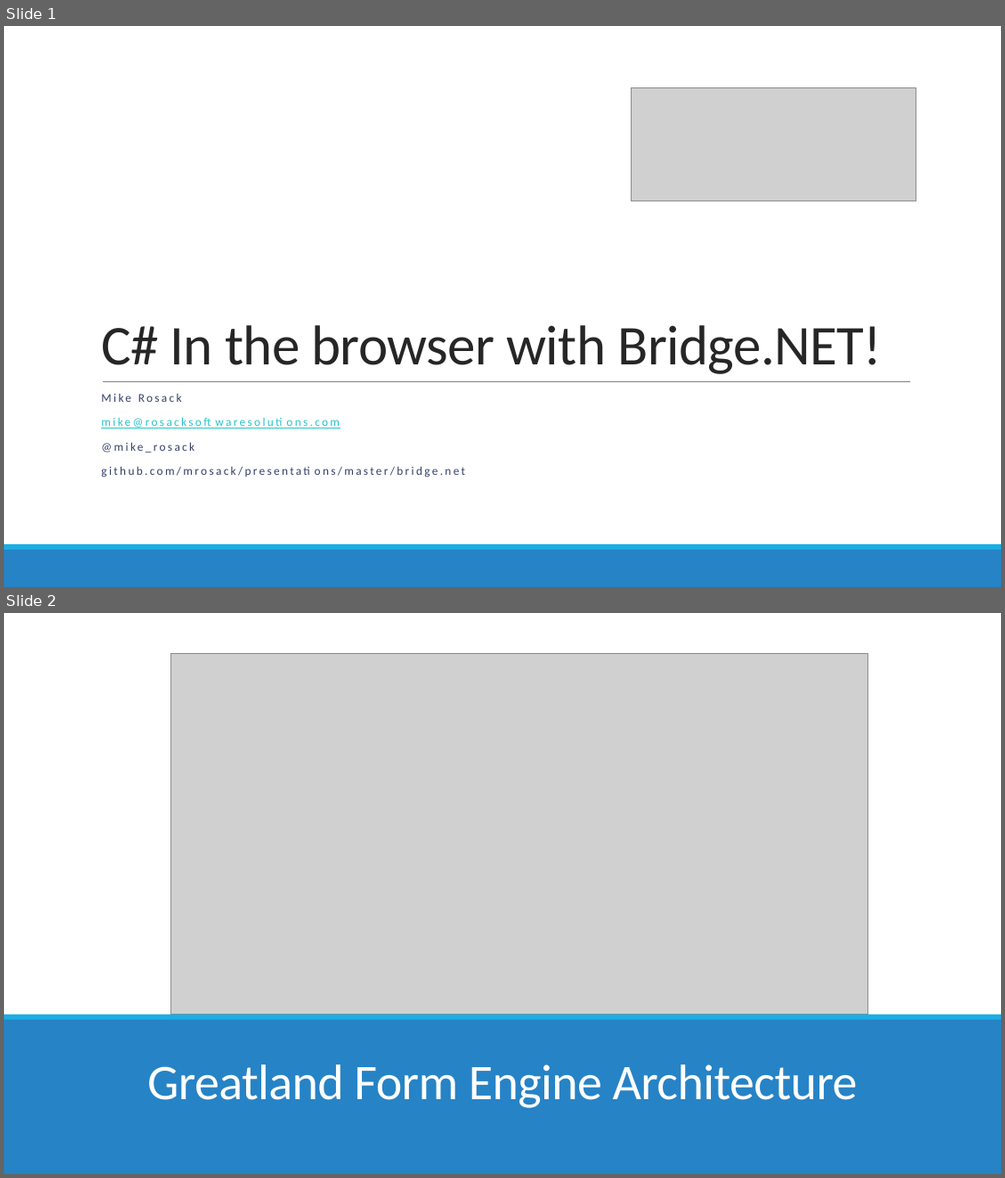
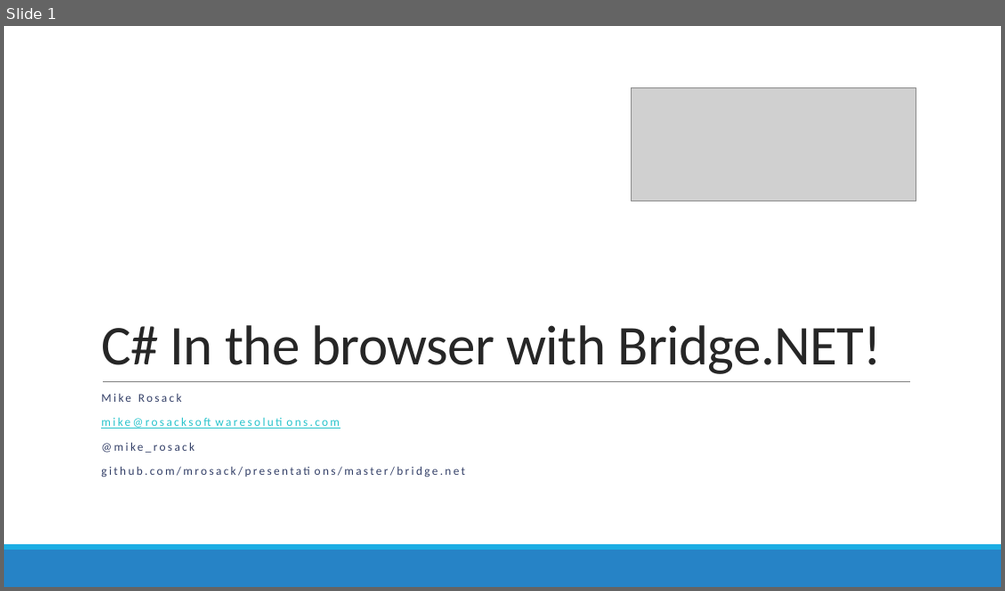
Before and after one commit to mrosack/presentations, a slide deck: bridge.net/bridge-net.pptx. Shown one above the other, each under a label of ours: slides 1 and 2 before the commit, slide 1 after it. The pictures are 1005x1178 and 1005x591 pixels, drawn with LibreOffice and Linux fonts; fonts in the diff are those of the drawing; grey boxes stand for pictures. Boxes give left, top, right and bottom in pixels: in the first picture for what was removed or moved away, otherwise in the second. Text is boxed around its words. In the diff, an @@ line names an element or a change of style, - is before the commit and + after.

```diff
--- a/bridge.net/bridge-net.pptx
+++ b/bridge.net/bridge-net.pptx
@@ slide 2 removed at bbox=[4, 613, 1001, 1174], background #FFFFFF; not listed: 2 template elements that a slide beside it also shows @@
@@ rectangle removed at bbox=[4, 613, 1001, 1174] @@
@@ picture removed at bbox=[170, 653, 867, 1014] @@
@@ rectangle removed at bbox=[4, 1018, 1001, 1174] @@
@@ rectangle removed at bbox=[4, 1014, 1001, 1020] @@
@@ title removed at bbox=[147, 1064, 858, 1108] @@
-Greatland Form Engine Architecture
```
Also in this commit, not shown: 12 slides added.
